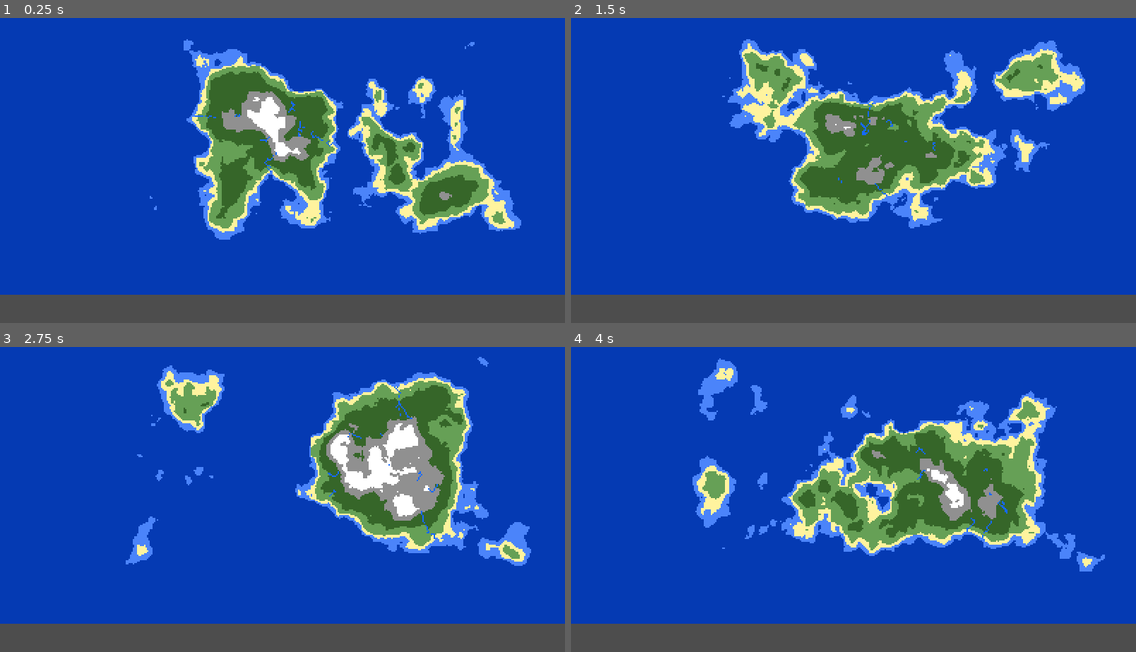
Above: before the commit, frames 1-4 (two rows, left to right).
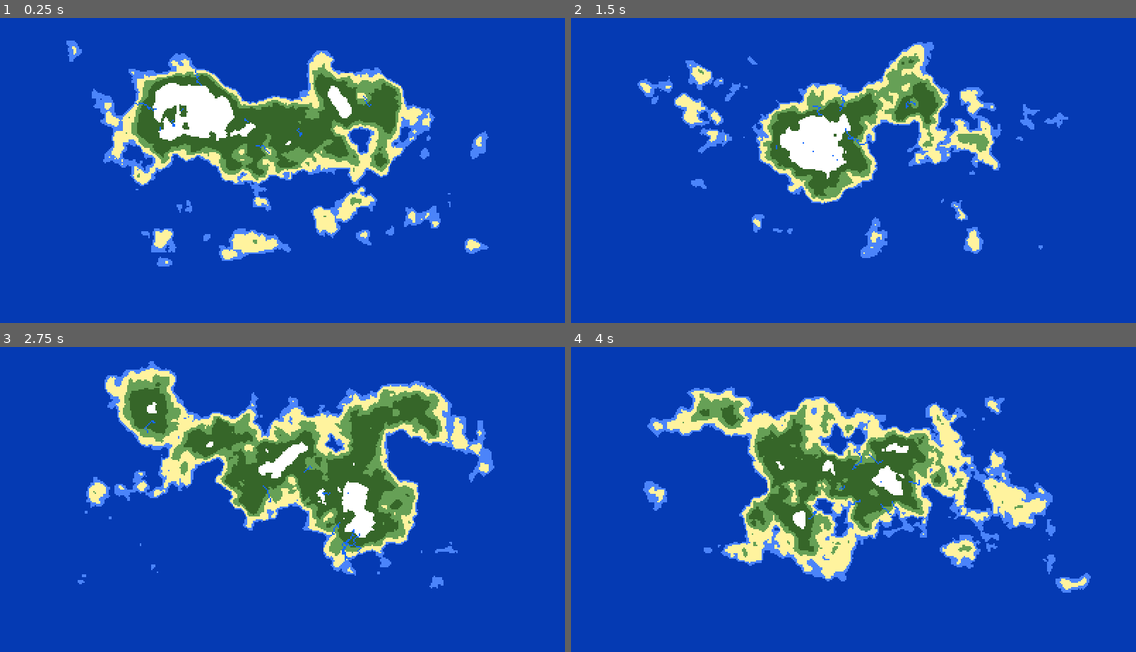
Above: after the commit, the same moments.

Repository: jhaakma/island-generator
Game: Godot game, scene res://Scenes/Main/Main.tscn
The game is run twice, just before and just after one commit, with the same random seed, the same clock (stepped at 60 frames per second) and the same inputs.
Inputs:
- Up to frame 1 (0.25 s): no input
- Up to frame 2 (1.5 s): tap Enter (ui_accept) at 0.5, 1.35 s; hold Enter (ui_accept) 0.53-1.28 s
- Up to frame 3 (2.75 s): tap Enter (ui_accept) at 1.52, 1.82 s; hold Enter (ui_accept) from 2.03 s (still down)
- Up to frame 4 (4 s): release Enter (ui_accept) at 2.78 s; tap Enter (ui_accept) at 2.85, 3.02, 3.32 s; hold Enter (ui_accept) from 3.53 s (still down)

The runs differ from the first frame. In frame 1, 36% of the frame differs, in the area x 0-100%, y 6-100%; in frame 2, 31%; in frame 3, 35%; in frame 4, 37%, in the area x 0-100%, y 3-100%.

Commit message:
Resourcification

Diff:
--- /dev/null
+++ b/IslandGeneration/Biomes/Beach.tres
@@ -0,0 +1,11 @@
+[gd_resource type="Resource" script_class="Biome" load_steps=2 format=3 uid="uid://8dwytago3qxw"]
+
+[ext_resource type="Script" uid="uid://d2ubhr7dafolu" path="res://IslandGeneration/Biome.gd" id="1_ijp7k"]
+
+[resource]
+script = ExtResource("1_ijp7k")
+name = "Beach"
+min_height = 0.0
+color = Color(1, 0.955667, 0.62, 1)
+is_land = true
+metadata/_custom_type_script = "uid://d2ubhr7dafolu"
--- /dev/null
+++ b/IslandGeneration/Biomes/DeepOcean.tres
@@ -0,0 +1,11 @@
+[gd_resource type="Resource" script_class="Biome" load_steps=2 format=3 uid="uid://nku6nbo0ciyq"]
+
+[ext_resource type="Script" uid="uid://d2ubhr7dafolu" path="res://IslandGeneration/Biome.gd" id="1_55p28"]
+
+[resource]
+script = ExtResource("1_55p28")
+name = "Deep Ocean"
+min_height = -1.0
+color = Color(0.000314583, 0.224797, 0.734376, 0.929412)
+is_land = false
+metadata/_custom_type_script = "uid://d2ubhr7dafolu"
--- /dev/null
+++ b/IslandGeneration/Biomes/Forest.tres
@@ -0,0 +1,11 @@
+[gd_resource type="Resource" script_class="Biome" load_steps=2 format=3 uid="uid://ba7rwny00d5wn"]
+
+[ext_resource type="Script" uid="uid://d2ubhr7dafolu" path="res://IslandGeneration/Biome.gd" id="1_o1uus"]
+
+[resource]
+script = ExtResource("1_o1uus")
+name = "Forest"
+min_height = 0.4
+color = Color(0.215133, 0.4, 0.164, 1)
+is_land = true
+metadata/_custom_type_script = "uid://d2ubhr7dafolu"
--- /dev/null
+++ b/IslandGeneration/Biomes/Grass.tres
@@ -0,0 +1,11 @@
+[gd_resource type="Resource" script_class="Biome" load_steps=2 format=3 uid="uid://da6hen83kaoyg"]
+
+[ext_resource type="Script" uid="uid://d2ubhr7dafolu" path="res://IslandGeneration/Biome.gd" id="1_x2w1e"]
+
+[resource]
+script = ExtResource("1_x2w1e")
+name = "Grass"
+min_height = 0.2
+color = Color(0.40299, 0.63, 0.3402, 1)
+is_land = true
+metadata/_custom_type_script = "uid://d2ubhr7dafolu"
--- /dev/null
+++ b/IslandGeneration/Biomes/Mountains.tres
@@ -0,0 +1,11 @@
+[gd_resource type="Resource" script_class="Biome" load_steps=2 format=3 uid="uid://ckud58t81tgw6"]
+
+[ext_resource type="Script" uid="uid://d2ubhr7dafolu" path="res://IslandGeneration/Biome.gd" id="1_w8r1x"]
+
+[resource]
+script = ExtResource("1_w8r1x")
+name = "Mountains"
+min_height = 0.9
+color = Color(0.564962, 0.564962, 0.564962, 1)
+is_land = true
+metadata/_custom_type_script = "uid://d2ubhr7dafolu"
--- /dev/null
+++ b/IslandGeneration/Biomes/Ocean.tres
@@ -0,0 +1,11 @@
+[gd_resource type="Resource" script_class="Biome" load_steps=2 format=3 uid="uid://dcy0deb03fpni"]
+
+[ext_resource type="Script" uid="uid://d2ubhr7dafolu" path="res://IslandGeneration/Biome.gd" id="1_pj7sn"]
+
+[resource]
+script = ExtResource("1_pj7sn")
+name = "Ocean"
+min_height = -0.1
+color = Color(0.294674, 0.52591, 1, 0.972549)
+is_land = true
+metadata/_custom_type_script = "uid://d2ubhr7dafolu"
--- /dev/null
+++ b/IslandGeneration/Biomes/Snow.tres
@@ -0,0 +1,11 @@
+[gd_resource type="Resource" script_class="Biome" load_steps=2 format=3 uid="uid://bhxt3clrg3ljb"]
+
+[ext_resource type="Script" uid="uid://d2ubhr7dafolu" path="res://IslandGeneration/Biome.gd" id="1_xrbnv"]
+
+[resource]
+script = ExtResource("1_xrbnv")
+name = "Snow"
+min_height = 0.9
+color = Color(1, 1, 1, 1)
+is_land = true
+metadata/_custom_type_script = "uid://d2ubhr7dafolu"
--- /dev/null
+++ b/IslandGeneration/Generators/HeightMapGen256x256.tres
@@ -0,0 +1,22 @@
+[gd_resource type="Resource" script_class="HeightmapGenerator" load_steps=6 format=3 uid="uid://cr6da1esb0ypt"]
+
+[ext_resource type="Script" uid="uid://dqq55tsdtdqnk" path="res://IslandGeneration/NoisePasses/NoisePass.gd" id="1_1jr1y"]
+[ext_resource type="Script" uid="uid://77iwvi5bg5o6" path="res://IslandGeneration/heightmap_generator.gd" id="1_13mlu"]
+[ext_resource type="Resource" uid="uid://cvdk3fgf23ieb" path="res://IslandGeneration/NoisePasses/BaseNoise64.tres" id="2_o5alm"]
+[ext_resource type="Resource" uid="uid://dtgcsr107jivp" path="res://IslandGeneration/NoisePasses/OverlayNoise16.tres" id="3_ppjue"]
+
+[sub_resource type="Resource" id="Resource_1jr1y"]
+script = ExtResource("1_1jr1y")
+scale = 128.0
+weight = 0.3
+metadata/_custom_type_script = "uid://dqq55tsdtdqnk"
+
+[resource]
+script = ExtResource("1_13mlu")
+island_size = Vector2i(256, 256)
+starting_seed = -1
+center_bias = 0.0
+height_adjustment = 3.0
+height_multiplier = 2.0
+noise_passes = Array[ExtResource("1_1jr1y")]([ExtResource("2_o5alm"), ExtResource("3_ppjue"), SubResource("Resource_1jr1y")])
+metadata/_custom_type_script = "uid://77iwvi5bg5o6"
--- /dev/null
+++ b/IslandGeneration/Generators/SimpleIsland.tres
@@ -0,0 +1,31 @@
+[gd_resource type="Resource" script_class="IslandGenerator" load_steps=14 format=3 uid="uid://dtgx0rqlgp2iu"]
+
+[ext_resource type="Script" uid="uid://d2ubhr7dafolu" path="res://IslandGeneration/Biome.gd" id="1_0eovp"]
+[ext_resource type="Resource" uid="uid://nku6nbo0ciyq" path="res://IslandGeneration/Biomes/DeepOcean.tres" id="2_3gifj"]
+[ext_resource type="Script" uid="uid://232ig0rvy8pb" path="res://IslandGeneration/Modifiers/MapModifier.gd" id="3_u1c4c"]
+[ext_resource type="Resource" uid="uid://dcy0deb03fpni" path="res://IslandGeneration/Biomes/Ocean.tres" id="3_vnri2"]
+[ext_resource type="Script" uid="uid://bav73ikqeuefi" path="res://IslandGeneration/Modifiers/RiverModifier.gd" id="4_gwcm1"]
+[ext_resource type="Resource" uid="uid://8dwytago3qxw" path="res://IslandGeneration/Biomes/Beach.tres" id="4_vepqt"]
+[ext_resource type="Resource" uid="uid://da6hen83kaoyg" path="res://IslandGeneration/Biomes/Grass.tres" id="5_c2j2f"]
+[ext_resource type="Script" uid="uid://xk42ray1r42m" path="res://IslandGeneration/island_generator.gd" id="5_y5f7j"]
+[ext_resource type="Resource" uid="uid://ba7rwny00d5wn" path="res://IslandGeneration/Biomes/Forest.tres" id="6_3ptso"]
+[ext_resource type="Resource" uid="uid://ckud58t81tgw6" path="res://IslandGeneration/Biomes/Mountains.tres" id="7_uw2in"]
+[ext_resource type="Resource" uid="uid://bhxt3clrg3ljb" path="res://IslandGeneration/Biomes/Snow.tres" id="8_axvre"]
+[ext_resource type="Resource" uid="uid://cr6da1esb0ypt" path="res://IslandGeneration/Generators/HeightMapGen256x256.tres" id="9_ldwkh"]
+
+[sub_resource type="Resource" id="Resource_5ci8a"]
+script = ExtResource("4_gwcm1")
+river_color = Color(0.0830601, 0.414628, 1, 1)
+max_length = 1000
+start_search_attempts = 100
+river_count = 10
+min_starting_height = 0.5
+meander_chance = 0.7
+metadata/_custom_type_script = "uid://bav73ikqeuefi"
+
+[resource]
+script = ExtResource("5_y5f7j")
+heightmap_generator = ExtResource("9_ldwkh")
+biomes = Array[ExtResource("1_0eovp")]([ExtResource("2_3gifj"), ExtResource("3_vnri2"), ExtResource("4_vepqt"), ExtResource("5_c2j2f"), ExtResource("6_3ptso"), ExtResource("7_uw2in"), ExtResource("8_axvre")])
+modifiers = Array[ExtResource("3_u1c4c")]([SubResource("Resource_5ci8a")])
+metadata/_custom_type_script = "uid://xk42ray1r42m"
--- /dev/null
+++ b/IslandGeneration/NoisePasses/BaseNoise64.tres
@@ -0,0 +1,10 @@
+[gd_resource type="Resource" script_class="NoisePass" load_steps=2 format=3 uid="uid://cvdk3fgf23ieb"]
+
+[ext_resource type="Script" uid="uid://dqq55tsdtdqnk" path="res://IslandGeneration/NoisePasses/NoisePass.gd" id="1_pfkau"]
+
+[resource]
+script = ExtResource("1_pfkau")
+scale = 64.0
+weight = 1.0
+starting_seed = -1
+metadata/_custom_type_script = "uid://dqq55tsdtdqnk"
--- /dev/null
+++ b/IslandGeneration/NoisePasses/NoisePass.gd
@@ -0,0 +1,20 @@
+extends Resource
+class_name NoisePass
+
+@export var scale: float = 64.0
+@export var weight: float = 1.0
+
+var noise: FastNoiseLite
+
+func init(_seed: int):
+    noise = FastNoiseLite.new()
+    noise.noise_type = FastNoiseLite.TYPE_PERLIN
+    noise.frequency = 1.0 / scale
+    noise.seed = _seed
+
+
+func get_noise(x: int, y: int) -> float:
+    if not noise:
+        push_error("NoisePass not initialized. Call init() with a seed.")
+        return 0.0
+    return noise.get_noise_2d(x, y) * weight
--- /dev/null
+++ b/IslandGeneration/NoisePasses/OverlayNoise16.tres
@@ -0,0 +1,10 @@
+[gd_resource type="Resource" script_class="NoisePass" load_steps=2 format=3 uid="uid://dtgcsr107jivp"]
+
+[ext_resource type="Script" uid="uid://dqq55tsdtdqnk" path="res://IslandGeneration/NoisePasses/NoisePass.gd" id="1_2dp8d"]
+
+[resource]
+script = ExtResource("1_2dp8d")
+scale = 16.0
+weight = 0.2
+starting_seed = -1
+metadata/_custom_type_script = "uid://dqq55tsdtdqnk"
--- a/IslandGeneration/heightmap_generator.gd
+++ b/IslandGeneration/heightmap_generator.gd
@@ -2,29 +2,20 @@
 class_name HeightmapGenerator
 
 @export var island_size: Vector2i = Vector2i(256, 256)
-@export var noise_scale: float = 32.0
-@export var noise_scale_detail: float = 8.0
-@export var noise_weight_detail: float = 0.25
 @export var starting_seed: int = -1
 @export var center_bias: float = 3.0
 @export var height_adjustment: float = 0.0
 @export var height_multiplier: float = 1.0
+@export var noise_passes: Array[NoisePass] = []
 
 func generate_heightmap() -> HeightMap:
-    var seed = starting_seed
+
+    var _seed = starting_seed
     if starting_seed == -1:
-        seed = randi() % 1000000
+        _seed = randi() % 1000000
 
-    var noise := FastNoiseLite.new()
-    noise.noise_type = FastNoiseLite.TYPE_PERLIN
-    noise.frequency = 1.0 / noise_scale
-    noise.seed = seed
-
-    var noise_detail := FastNoiseLite.new()
-    noise_detail.noise_type = FastNoiseLite.TYPE_PERLIN
-    noise_detail.frequency = 1.0 / noise_scale_detail
-    noise_detail.seed = seed + 1
-
+    for noise_pass in noise_passes:
+        noise_pass.init(_seed)
     var img := Image.create(island_size.x, island_size.y, false, Image.FORMAT_RGBAF)
     var center := island_size / 2
     var max_x = center.x
@@ -45,8 +36,9 @@
             var dy = abs(pos.y - center.y) / float(max_y) if max_y > 0 else 0
             var nd = max(dx, dy)
 
-            var h = noise.get_noise_2d(x, y)
-            h += noise_detail.get_noise_2d(x, y) * noise_weight_detail
+            var h = 0.0
+            for noise_pass in noise_passes:
+                h += noise_pass.get_noise(x, y)
 
             heights[y].append({
                 "h": h,
@@ -69,7 +61,7 @@
             h = lerp(-1.0, h, mask)
             h += height_adjustment * 0.1
             h *= height_multiplier
-            h = clamp(h, -0.999, 0.909)
+            h = clamp(h, -0.999, 0.999)
 
             height_map.set_height(x, y, h)
             height_map.set_biome(x, y, 0)
--- a/IslandGeneration/island_generator.gd
+++ b/IslandGeneration/island_generator.gd
@@ -1,9 +1,10 @@
 extends Resource
 class_name IslandGenerator
 
+
 ## EXPORTS ##
 @export var heightmap_generator: HeightmapGenerator
-@export var biomes: Array[Biome] = []
+@export var biomes: Array[Biome] =  []
 @export var modifiers: Array[MapModifier] = []
 
 func get_island_size() -> Vector2i:
--- a/IslandGeneration/island_renderer.gd
+++ b/IslandGeneration/island_renderer.gd
@@ -39,7 +39,11 @@
         sprite.queue_free()
     sprite = Sprite2D.new()
     sprite.texture = texture
-    sprite.centered = false
+    sprite.centered = true
+    #Fill viewport
+    sprite.scale = Vector2(4.0, 4.0)  # Adjust scale as needed
+
+
     add_child(sprite)
 
     if collision_polygons:
--- /dev/null
+++ b/Scenes/Main/DesertIsland.tres
@@ -0,0 +1,68 @@
+[gd_resource type="Resource" script_class="IslandGenerator" load_steps=13 format=3 uid="uid://bdr3d5isuhr2y"]
+
+[ext_resource type="Script" uid="uid://d2ubhr7dafolu" path="res://IslandGeneration/Biome.gd" id="1_rqagn"]
+[ext_resource type="Script" uid="uid://77iwvi5bg5o6" path="res://IslandGeneration/heightmap_generator.gd" id="6_mymlj"]
+[ext_resource type="Script" uid="uid://dqq55tsdtdqnk" path="res://IslandGeneration/NoisePasses/NoisePass.gd" id="6_wahol"]
+[ext_resource type="Script" uid="uid://232ig0rvy8pb" path="res://IslandGeneration/Modifiers/MapModifier.gd" id="7_lfmxv"]
+[ext_resource type="Script" uid="uid://xk42ray1r42m" path="res://IslandGeneration/island_generator.gd" id="8_3iai5"]
+
+[sub_resource type="Resource" id="Resource_rqagn"]
+script = ExtResource("1_rqagn")
+name = "Ocean"
+min_height = -1.0
+color = Color(0.294674, 0.52591, 1, 0.972549)
+is_land = true
+metadata/_custom_type_script = "uid://d2ubhr7dafolu"
+
+[sub_resource type="Resource" id="Resource_mgvkk"]
+script = ExtResource("1_rqagn")
+name = "Clay"
+min_height = 0.0
+color = Color(0.63, 0.57687, 0.3402, 1)
+is_land = true
+metadata/_custom_type_script = "uid://d2ubhr7dafolu"
+
+[sub_resource type="Resource" id="Resource_yixw8"]
+script = ExtResource("1_rqagn")
+name = "Grass"
+min_height = 0.3
+color = Color(0.40299, 0.63, 0.3402, 1)
+is_land = true
+metadata/_custom_type_script = "uid://d2ubhr7dafolu"
+
+[sub_resource type="Resource" id="Resource_fk687"]
+script = ExtResource("1_rqagn")
+name = "Forest"
+min_height = 0.99
+color = Color(0.1312, 0.32, 0.153227, 1)
+is_land = true
+metadata/_custom_type_script = "uid://d2ubhr7dafolu"
+
+[sub_resource type="Resource" id="Resource_iyggg"]
+script = ExtResource("6_wahol")
+scale = 128.0
+weight = 1.0
+metadata/_custom_type_script = "uid://dqq55tsdtdqnk"
+
+[sub_resource type="Resource" id="Resource_wahol"]
+script = ExtResource("6_wahol")
+scale = 64.0
+weight = 0.4
+metadata/_custom_type_script = "uid://dqq55tsdtdqnk"
+
+[sub_resource type="Resource" id="Resource_dvlhv"]
+script = ExtResource("6_mymlj")
+island_size = Vector2i(256, 256)
+starting_seed = -1
+center_bias = -6.0
+height_adjustment = -5.0
+height_multiplier = 0.1
+noise_passes = Array[ExtResource("6_wahol")]([SubResource("Resource_iyggg"), SubResource("Resource_wahol")])
+metadata/_custom_type_script = "uid://77iwvi5bg5o6"
+
+[resource]
+script = ExtResource("8_3iai5")
+heightmap_generator = SubResource("Resource_dvlhv")
+biomes = Array[ExtResource("1_rqagn")]([SubResource("Resource_rqagn"), SubResource("Resource_mgvkk"), SubResource("Resource_yixw8"), SubResource("Resource_fk687")])
+modifiers = Array[ExtResource("7_lfmxv")]([])
+metadata/_custom_type_script = "uid://xk42ray1r42m"
--- a/Scenes/Main/Main.tscn
+++ b/Scenes/Main/Main.tscn
@@ -1,80 +1,38 @@
-[gd_scene load_steps=19 format=3 uid="uid://csjlsvgm6cf7k"]
+[gd_scene load_steps=23 format=3 uid="uid://csjlsvgm6cf7k"]
 
 [ext_resource type="Script" uid="uid://cunwi2033q3mc" path="res://Scenes/Main/main.gd" id="1_qtv3y"]
 [ext_resource type="PackedScene" uid="uid://ohoiqeiuqx0l" path="res://IslandGeneration/IslandRenderer.tscn" id="2_cmk6n"]
 [ext_resource type="PackedScene" uid="uid://oh0smqr43x1u" path="res://Water/Water.tscn" id="2_i3fi7"]
 [ext_resource type="Script" uid="uid://d2ubhr7dafolu" path="res://IslandGeneration/Biome.gd" id="3_biome"]
+[ext_resource type="Resource" uid="uid://nku6nbo0ciyq" path="res://IslandGeneration/Biomes/DeepOcean.tres" id="3_dvlhv"]
 [ext_resource type="Script" uid="uid://xk42ray1r42m" path="res://IslandGeneration/island_generator.gd" id="4_map"]
+[ext_resource type="Resource" uid="uid://dcy0deb03fpni" path="res://IslandGeneration/Biomes/Ocean.tres" id="4_wgovn"]
 [ext_resource type="Script" uid="uid://232ig0rvy8pb" path="res://IslandGeneration/Modifiers/MapModifier.gd" id="5_aw1lf"]
+[ext_resource type="Resource" uid="uid://8dwytago3qxw" path="res://IslandGeneration/Biomes/Beach.tres" id="5_cv8e0"]
 [ext_resource type="Script" uid="uid://bav73ikqeuefi" path="res://IslandGeneration/Modifiers/RiverModifier.gd" id="5_river"]
+[ext_resource type="Resource" uid="uid://ckud58t81tgw6" path="res://IslandGeneration/Biomes/Mountains.tres" id="6_hkvnm"]
 [ext_resource type="Script" uid="uid://77iwvi5bg5o6" path="res://IslandGeneration/heightmap_generator.gd" id="6_hmap"]
+[ext_resource type="Resource" uid="uid://da6hen83kaoyg" path="res://IslandGeneration/Biomes/Grass.tres" id="6_wgovn"]
+[ext_resource type="Resource" uid="uid://ba7rwny00d5wn" path="res://IslandGeneration/Biomes/Forest.tres" id="7_hcu3t"]
+[ext_resource type="Resource" uid="uid://bhxt3clrg3ljb" path="res://IslandGeneration/Biomes/Snow.tres" id="7_wgovn"]
+[ext_resource type="Script" uid="uid://dqq55tsdtdqnk" path="res://IslandGeneration/NoisePasses/NoisePass.gd" id="10_qdkat"]
+[ext_resource type="Resource" uid="uid://cvdk3fgf23ieb" path="res://IslandGeneration/NoisePasses/BaseNoise64.tres" id="11_udh0u"]
+[ext_resource type="Resource" uid="uid://dtgcsr107jivp" path="res://IslandGeneration/NoisePasses/OverlayNoise16.tres" id="12_xggvw"]
 
-[sub_resource type="Resource" id="Resource_5s61s"]
-script = ExtResource("3_biome")
-name = "Deep Ocean"
-min_height = -1.0
-color = Color(0.000314583, 0.224797, 0.734376, 0.929412)
-is_land = false
-metadata/_custom_type_script = "uid://d2ubhr7dafolu"
+[sub_resource type="Resource" id="Resource_1jr1y"]
+script = ExtResource("10_qdkat")
+scale = 128.0
+weight = 0.3
+metadata/_custom_type_script = "uid://dqq55tsdtdqnk"
 
-[sub_resource type="Resource" id="Resource_7npjy"]
-script = ExtResource("3_biome")
-name = "Ocean"
-min_height = -0.1
-color = Color(0.294674, 0.52591, 1, 0.972549)
-is_land = true
-metadata/_custom_type_script = "uid://d2ubhr7dafolu"
-
-[sub_resource type="Resource" id="Resource_4vhfm"]
-script = ExtResource("3_biome")
-name = "Beach"
-min_height = 0.0
-color = Color(1, 0.955667, 0.62, 1)
-is_land = true
-metadata/_custom_type_script = "uid://d2ubhr7dafolu"
-
-[sub_resource type="Resource" id="Resource_dvlhv"]
-script = ExtResource("3_biome")
-name = "Grass"
-min_height = 0.1
-color = Color(0.40299, 0.63, 0.3402, 1)
-is_land = true
-metadata/_custom_type_script = "uid://d2ubhr7dafolu"
-
-[sub_resource type="Resource" id="Resource_wgovn"]
-script = ExtResource("3_biome")
-name = "Forest"
-min_height = 0.3
-color = Color(0.215133, 0.4, 0.164, 1)
-is_land = true
-metadata/_custom_type_script = "uid://d2ubhr7dafolu"
-
-[sub_resource type="Resource" id="Resource_cv8e0"]
-script = ExtResource("3_biome")
-name = "Mountains"
-min_height = 0.7
-color = Color(0.564962, 0.564962, 0.564962, 1)
-is_land = true
-metadata/_custom_type_script = "uid://d2ubhr7dafolu"
-
-[sub_resource type="Resource" id="Resource_hkvnm"]
-script = ExtResource("3_biome")
-name = "Snow"
-min_height = 0.9
-color = Color(1, 1, 1, 1)
-is_land = true
-metadata/_custom_type_script = "uid://d2ubhr7dafolu"
-
-[sub_resource type="Resource" id="Resource_aw1lf"]
+[sub_resource type="Resource" id="Resource_xd21n"]
 script = ExtResource("6_hmap")
 island_size = Vector2i(256, 256)
-noise_scale = 128.0
-noise_scale_detail = 32.0
-noise_weight_detail = 0.4
 starting_seed = -1
 center_bias = 0.0
 height_adjustment = 3.0
-height_multiplier = 1.5
+height_multiplier = 2.0
+noise_passes = Array[ExtResource("10_qdkat")]([ExtResource("11_udh0u"), ExtResource("12_xggvw"), SubResource("Resource_1jr1y")])
 metadata/_custom_type_script = "uid://77iwvi5bg5o6"
 
 [sub_resource type="Resource" id="Resource_5ci8a"]
@@ -87,16 +45,16 @@
 meander_chance = 0.7
 metadata/_custom_type_script = "uid://bav73ikqeuefi"
 
-[sub_resource type="Resource" id="Resource_w20t6"]
+[sub_resource type="Resource" id="Resource_iwp64"]
 script = ExtResource("4_map")
-heightmap_generator = SubResource("Resource_aw1lf")
-biomes = Array[ExtResource("3_biome")]([SubResource("Resource_5s61s"), SubResource("Resource_7npjy"), SubResource("Resource_4vhfm"), SubResource("Resource_dvlhv"), SubResource("Resource_wgovn"), SubResource("Resource_cv8e0"), SubResource("Resource_hkvnm")])
+heightmap_generator = SubResource("Resource_xd21n")
+biomes = Array[ExtResource("3_biome")]([ExtResource("3_dvlhv"), ExtResource("4_wgovn"), ExtResource("5_cv8e0"), ExtResource("6_wgovn"), ExtResource("7_hcu3t"), ExtResource("6_hkvnm"), ExtResource("7_wgovn")])
 modifiers = Array[ExtResource("5_aw1lf")]([SubResource("Resource_5ci8a")])
 metadata/_custom_type_script = "uid://xk42ray1r42m"
 
 [node name="Main" type="Node2D"]
 script = ExtResource("1_qtv3y")
-island_generator = SubResource("Resource_w20t6")
+island_generator = SubResource("Resource_iwp64")
 island_size = Vector2i(512, 256)
 
 [node name="Water" parent="." instance=ExtResource("2_i3fi7")]
@@ -106,5 +64,3 @@
 [node name="IslandRenderer" parent="." instance=ExtResource("2_cmk6n")]
 
 [node name="Camera2D" type="Camera2D" parent="."]
-anchor_mode = 0
-zoom = Vector2(3.6, 3.6)
Not shown, added: IslandGeneration/NoisePasses/NoisePass.gd.uid
